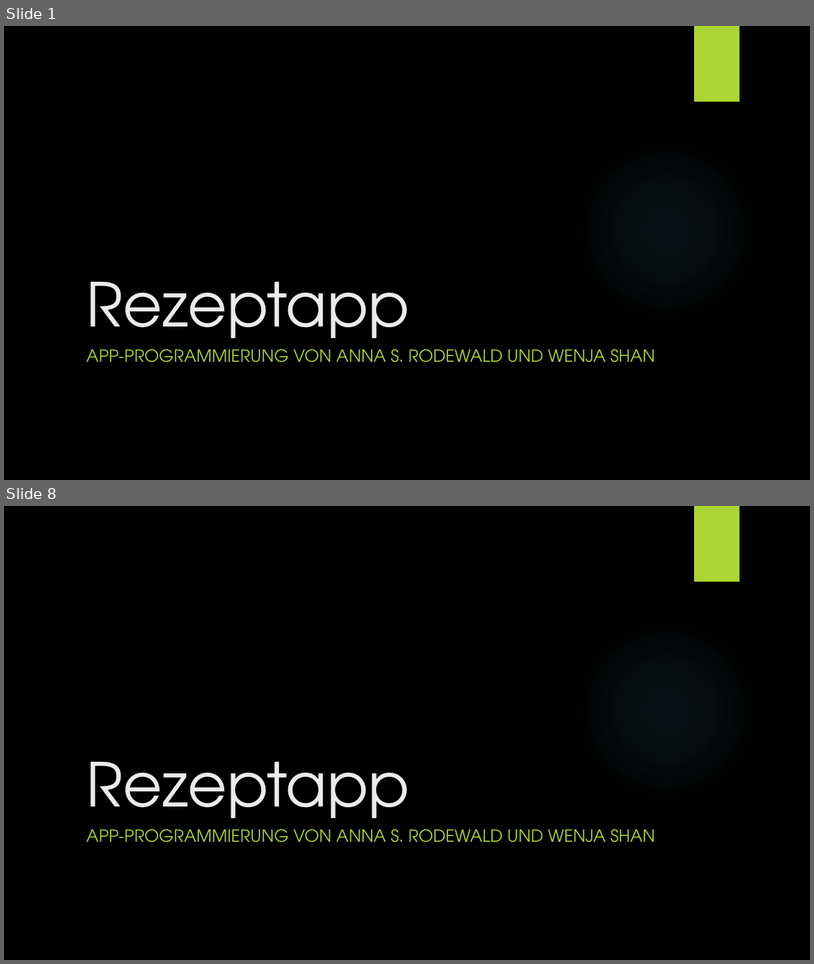
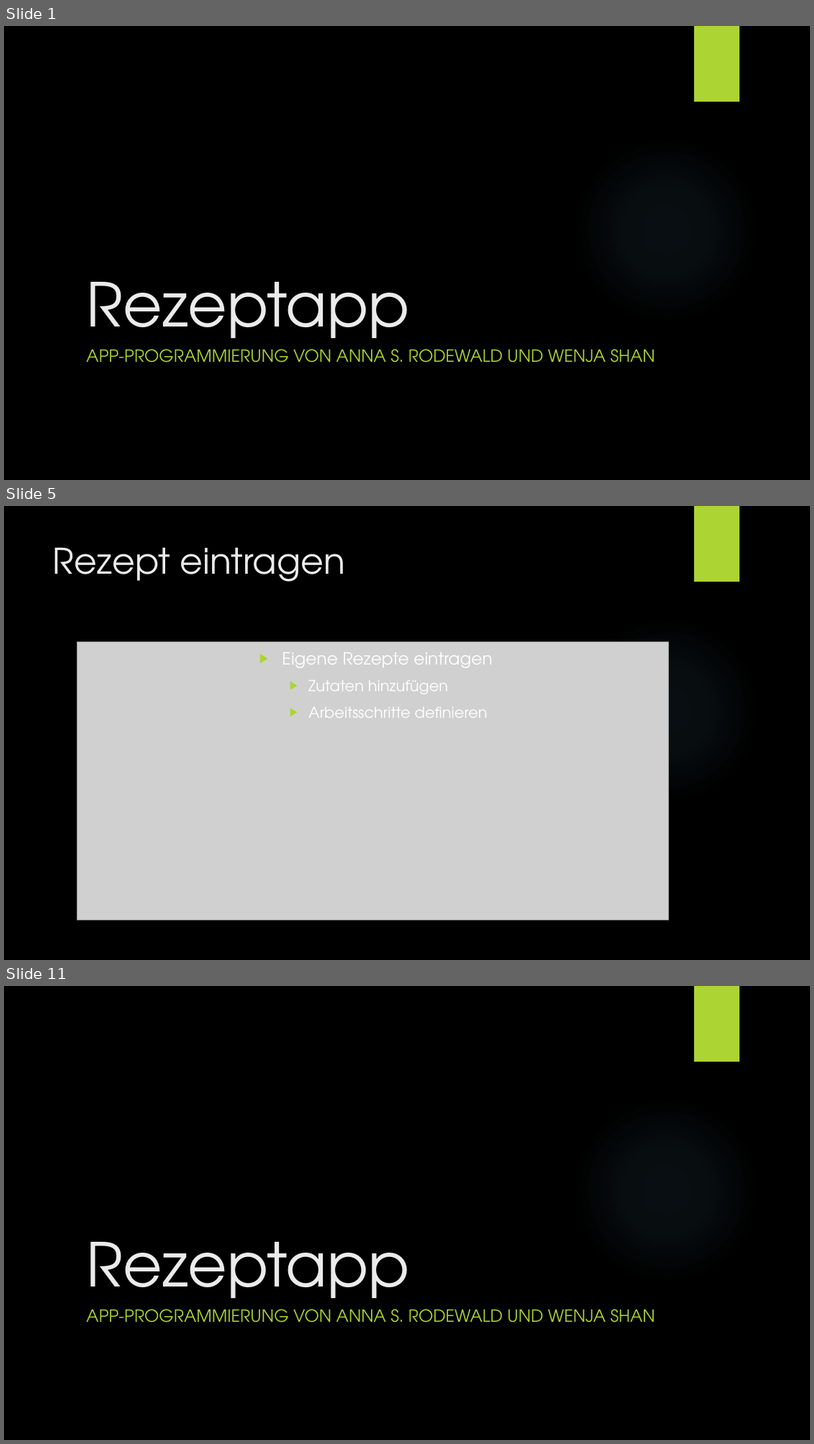
Before and after one commit to Wenja26/rezept, a slide deck: Rezptapp.pptx. Shown one above the other, each under a label of ours: slides 1 and 8 before the commit, slides 1, 5 and 11 after it; the slides between them are not shown. The pictures are 814x964 and 814x1444 pixels, drawn with LibreOffice and Linux fonts; fonts in the diff are those of the drawing; grey boxes stand for pictures; background and template pictures are left out. Boxes give left, top, right and bottom in pixels: in the first picture for what was removed or moved away, otherwise in the second. Text is boxed around its words. In the diff, an @@ line names an element or a change of style, - is before the commit and + after.

```diff
--- a/Rezptapp.pptx
+++ b/Rezptapp.pptx
@@ slide 5 added at (4, 506, 810, 960), background picture (left out); not listed: 2 template elements that a slide beside it also shows @@
@@ title added at (53, 547, 345, 582), 42 pt, text #EBEBEB @@
+Rezept eintragen
@@ picture added at (77, 642, 669, 920) @@
@@ text added at (282, 652, 493, 718), 18 pt, text #FFFFFF @@
+▶ Eigene Rezepte eintragen
+  ▶ Zutaten hinzufügen
+  ▶ Arbeitsschritte definieren
@@ what was slide 8 is now slide 11 @@
```
Also in this commit, not shown: 6 slides changed, 2 other slides added.
